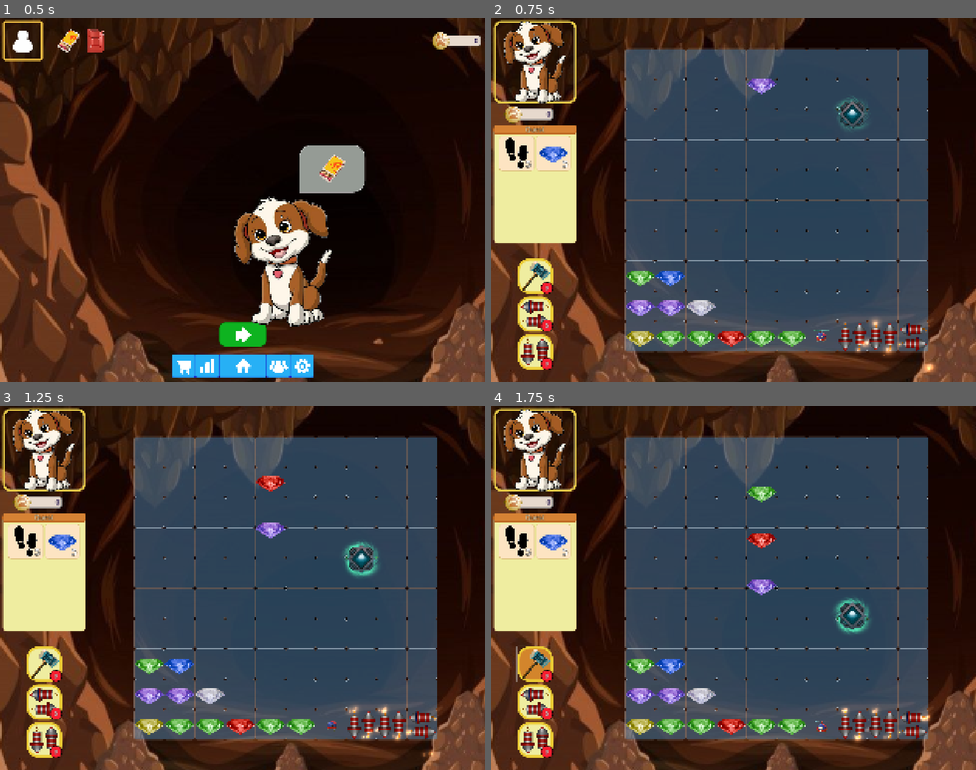
Above: before the commit, frames 1-4 (two rows, left to right).
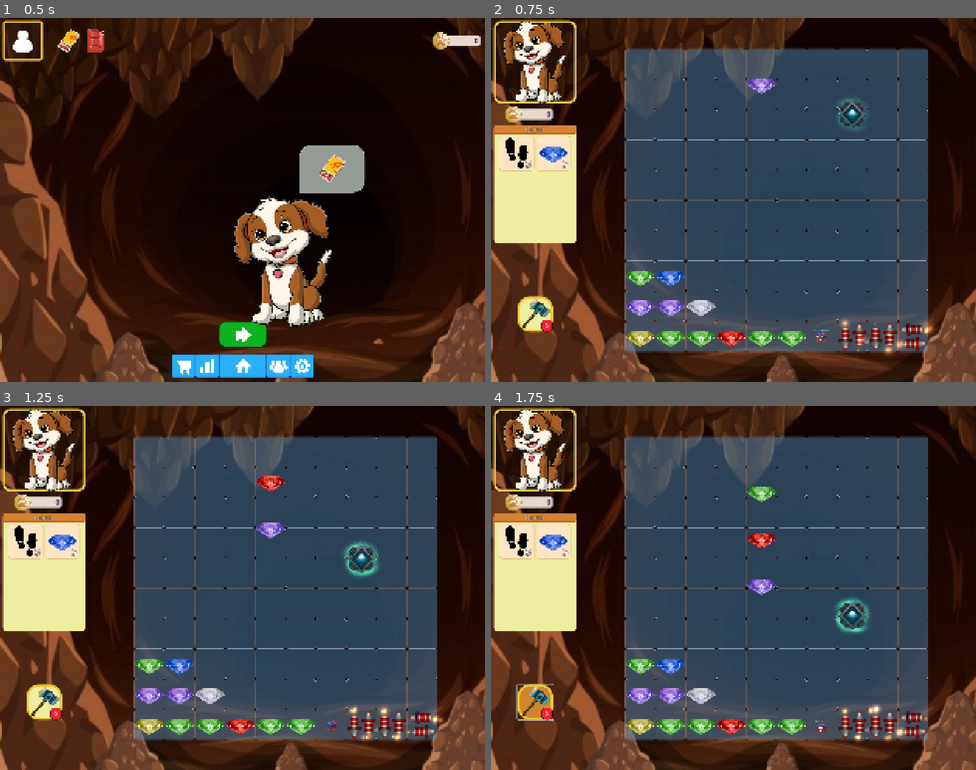
Above: after the commit, the same moments.

Repository: Medex81/LadyJu
Game: Godot game, scene res://game/scenes/main.tscn
The game is run twice, just before and just after one commit, with the same random seed, the same clock (stepped at 60 frames per second) and the same inputs.
Inputs (mouse positions are in pixels of both pictures, inside the frame that each line leads up to; where the layout moved, square brackets give the same spot in the first picture):
- Up to frame 1 (0.5 s): no input
- Up to frame 2 (0.75 s): click (733, 334) at 0.5 s
- Up to frame 3 (1.25 s): no input
- Up to frame 4 (1.75 s): click (534, 700) [534, 664] at 1.25 s

Frame 1 is identical in both runs. In frame 2, 2.0% of the frame differs, in the area x 5-92%, y 21-98%; in frame 3, 1.9%; in frame 4, 2.2%, in the area x 5-91%, y 52-97%.
Error before the commit: Invalid access to property or key 'send_boost_hummer_change' on a base object of type 'Resource (PlayerState)'. (res://game/scenes/ui/buttons/boost_hummer.gd:6)

Commit message:
UID поменялись.

Diff:
--- a/game/scenes/locations/cave/queue_quests/lamp_and_light/matches/level.tscn
+++ b/game/scenes/locations/cave/queue_quests/lamp_and_light/matches/level.tscn
@@ -1,10 +1,14 @@
-[gd_scene load_steps=6 format=3 uid="uid://7qgsn20awh2p"]
+[gd_scene load_steps=8 format=3 uid="uid://7qgsn20awh2p"]
 
 [ext_resource type="PackedScene" uid="uid://km31k43ulsdt" path="res://game/scenes/ui/level.tscn" id="1_mijpn"]
 [ext_resource type="Texture2D" uid="uid://buej8r7uubwoh" path="res://game/scenes/locations/cave/cave.png" id="2_2nes3"]
 [ext_resource type="Resource" uid="uid://btjfphbjdeq5m" path="res://game/scenes/locations/cave/queue_quests/lamp_and_light/matches/quest_info.tres" id="2_anft4"]
 [ext_resource type="PackedScene" uid="uid://casg8jw8jtwkf" path="res://game/scenes/locations/cave/queue_quests/lamp_and_light/matches/quests_panel.tscn" id="3_hkwu5"]
 [ext_resource type="PackedScene" uid="uid://jklnu344kvjx" path="res://game/scenes/locations/cave/queue_quests/lamp_and_light/matches/m_3.tscn" id="4_tiwxl"]
+[ext_resource type="PackedScene" uid="uid://bccu41oyfpa5" path="res://game/scenes/ui/hud/boosts/boost_intersector.tscn" id="6_hbxgj"]
+
+[sub_resource type="ButtonGroup" id="ButtonGroup_dctyl"]
+allow_unpress = true
 
 [node name="level" instance=ExtResource("1_mijpn")]
 mouse_filter = 1
@@ -20,7 +24,18 @@
 size_flags_vertical = 0
 _base_m3_layer = NodePath("../../../../../..")
 
+[node name="hummer" parent="main_margin/main_container/left/boosts" index="0" node_paths=PackedStringArray("boost_interseptor")]
+button_group = SubResource("ButtonGroup_dctyl")
+boost_interseptor = NodePath("../../../m3/boost_intersector")
+
+[node name="hummer" parent="main_margin/main_container/left/boosts/hummer" index="1"]
+visible = false
+
 [node name="m3" parent="main_margin/main_container" index="1" node_paths=PackedStringArray("_base_m3_level") instance=ExtResource("4_tiwxl")]
 layout_mode = 2
 size_flags_horizontal = 6
 _base_m3_level = NodePath("../../..")
+
+[node name="boost_intersector" parent="main_margin/main_container/m3" index="3" node_paths=PackedStringArray("boosts_button") instance=ExtResource("6_hbxgj")]
+layout_mode = 1
+boosts_button = [NodePath("../../left/boosts/hummer")]
--- a/game/scenes/locations/cave/queue_quests/lamp_and_light/matches/m_3.tscn
+++ b/game/scenes/locations/cave/queue_quests/lamp_and_light/matches/m_3.tscn
@@ -15,9 +15,6 @@
 
 [node name="m3" instance=ExtResource("1_ea8fm")]
 mouse_filter = 1
-
-[node name="m3_grid" parent="." index="2"]
-layout_mode = 0
 
 [node name="spawner" parent="m3_grid/cell5" index="0" instance=ExtResource("2_nf78v")]
 
--- a/game/scenes/locations/cave/queue_quests/lamp_and_light/matches/quest_info.tres
+++ b/game/scenes/locations/cave/queue_quests/lamp_and_light/matches/quest_info.tres
@@ -1,11 +1,8 @@
-[gd_resource type="Resource" script_class="QuestInfo" load_steps=3 format=3 uid="uid://btjfphbjdeq5m"]
+[gd_resource type="Resource" script_class="QuestInfo" load_steps=2 format=3 uid="uid://btjfphbjdeq5m"]
 
-[ext_resource type="Script" path="res://game/config/quest_info.gd" id="1_sec7n"]
-[ext_resource type="Texture2D" uid="uid://c5mm5h70k48lr" path="res://game/assets/third_party/matches.png" id="1_y8jso"]
+[ext_resource type="Script" uid="uid://dnudigt8hk7rx" path="res://game/config/quest_info.gd" id="1_sec7n"]
 
 [resource]
 script = ExtResource("1_sec7n")
 quest_name = "matches"
-reward = "matches"
-icon_tex = ExtResource("1_y8jso")
 level_path = "res://game/scenes/locations/cave/queue_quests/lamp_and_light/matches/level.tscn"
--- a/game/scenes/m3/m3.tscn
+++ b/game/scenes/m3/m3.tscn
@@ -1413,6 +1413,7 @@
 shape = SubResource("SegmentShape2D_y6784")
 
 [node name="m3_grid" type="GridContainer" parent="."]
+layout_mode = 0
 offset_right = 40.0
 offset_bottom = 40.0
 theme_override_constants/h_separation = 0
@@ -1817,3 +1818,5 @@
 [node name="cell100" parent="m3_grid" instance=ExtResource("8_w6gfp")]
 layout_mode = 2
 theme_override_styles/panel = SubResource("StyleBoxFlat_mp8la")
+
+[connection signal="gui_input" from="." to="." method="_on_gui_input"]
--- a/game/scenes/ui/level.tscn
+++ b/game/scenes/ui/level.tscn
@@ -1,12 +1,12 @@
-[gd_scene load_steps=9 format=3 uid="uid://km31k43ulsdt"]
+[gd_scene load_steps=10 format=3 uid="uid://km31k43ulsdt"]
 
-[ext_resource type="Script" path="res://game/scenes/ui/level.gd" id="1_c003j"]
+[ext_resource type="Script" uid="uid://dwqs6dhqvg811" path="res://game/scenes/ui/level.gd" id="1_c003j"]
 [ext_resource type="PackedScene" uid="uid://dkgrhv0r5hgn" path="res://game/scenes/ui/windows/quest_window.tscn" id="2_pjsrg"]
 [ext_resource type="PackedScene" uid="uid://d1gx0u0dn6jlw" path="res://game/scenes/ui/hud/bar_score.tscn" id="3_2fmyu"]
 [ext_resource type="Texture2D" uid="uid://sqxqrv4nwj4h" path="res://game/assets/third_party/puppy.png" id="3_3ie58"]
-[ext_resource type="PackedScene" uid="uid://dwqu2idis3vys" path="res://game/scenes/ui/buttons/boost_hummer.tscn" id="5_jywpp"]
-[ext_resource type="PackedScene" uid="uid://dvy8ek6oqf0rt" path="res://game/scenes/ui/buttons/boost_h_rocket.tscn" id="6_7qgj1"]
-[ext_resource type="PackedScene" uid="uid://d24ua2fwn0uhc" path="res://game/scenes/ui/buttons/boost_v_rocket.tscn" id="7_035cq"]
+[ext_resource type="PackedScene" uid="uid://dtou8ba7nbsyf" path="res://game/scenes/ui/hud/boosts/boost_button.tscn" id="5_jmh58"]
+[ext_resource type="Texture2D" uid="uid://0pyv0y1e8hxs" path="res://game/assets/anny_pack/hummer.png" id="6_vqp1y"]
+[ext_resource type="PackedScene" uid="uid://b7c3cvffh4h1i" path="res://game/scenes/ui/hud/boosts/hummer.tscn" id="7_vqp1y"]
 
 [sub_resource type="StyleBoxFlat" id="StyleBoxFlat_vmv5m"]
 bg_color = Color(0.6, 0.6, 0.6, 0)
@@ -19,6 +19,9 @@
 corner_radius_top_right = 30
 corner_radius_bottom_right = 30
 corner_radius_bottom_left = 30
+
+[sub_resource type="ButtonGroup" id="ButtonGroup_vqp1y"]
+allow_unpress = true
 
 [node name="level" type="Control" groups=["game_field"]]
 layout_mode = 3
@@ -112,11 +115,11 @@
 theme_override_constants/separation = 10
 alignment = 1
 
-[node name="hummer" parent="main_margin/main_container/left/boosts" instance=ExtResource("5_jywpp")]
+[node name="hummer" parent="main_margin/main_container/left/boosts" node_paths=PackedStringArray("item") instance=ExtResource("5_jmh58")]
 layout_mode = 2
+button_group = SubResource("ButtonGroup_vqp1y")
+icon = ExtResource("6_vqp1y")
+save_value_type = 2
+item = NodePath("hummer")
 
-[node name="h_rocket" parent="main_margin/main_container/left/boosts" instance=ExtResource("6_7qgj1")]
-layout_mode = 2
-
-[node name="v_rocket" parent="main_margin/main_container/left/boosts" instance=ExtResource("7_035cq")]
-layout_mode = 2
+[node name="hummer" parent="main_margin/main_container/left/boosts/hummer" instance=ExtResource("7_vqp1y")]
--- a/game/scenes/ui/windows/level.tscn
+++ b/game/scenes/ui/windows/level.tscn
@@ -1,6 +1,5 @@
 [gd_scene load_steps=6 format=3 uid="uid://bq4huc4silfei"]
 
-[ext_resource type="PackedScene" uid="uid://bnpaxcpo7awhf" path="res://game/scenes/ui/stars.tscn" id="1_34dpo"]
 [ext_resource type="Texture2D" uid="uid://0x1ybhdiot46" path="res://game/assets/anny_pack/chains.png" id="1_kk27l"]
 [ext_resource type="Script" uid="uid://vumxr4b60a6v" path="res://game/scenes/ui/windows/level.gd" id="1_oturq"]
 
@@ -21,6 +20,9 @@
 font_color = Color(0.568627, 0.435294, 0.137255, 1)
 outline_size = 2
 outline_color = Color(0, 0, 0, 1)
+
+[sub_resource type="Resource" id="Resource_kk27l"]
+metadata/__load_path__ = "res://game/scenes/ui/stars.tscn"
 
 [node name="level" type="Panel"]
 custom_minimum_size = Vector2(80, 80)
@@ -66,7 +68,7 @@
 expand_mode = 1
 metadata/_edit_use_anchors_ = true
 
-[node name="stars" parent="MarginContainer/VBoxContainer" instance=ExtResource("1_34dpo")]
+[node name="stars" parent="MarginContainer/VBoxContainer"]
 layout_mode = 2
 
 [connection signal="gui_input" from="." to="." method="_on_gui_input"]
--- a/game/scenes/ui/windows/result_window.tscn
+++ b/game/scenes/ui/windows/result_window.tscn
@@ -2,11 +2,13 @@
 
 [ext_resource type="PackedScene" uid="uid://ciphw1666vdqt" path="res://game/scenes/ui/windows/window.tscn" id="1_x57qb"]
 [ext_resource type="LabelSettings" uid="uid://3jgengig3lcc" path="res://game/scenes/ui/windows/result_window_black.tres" id="2_hhd7d"]
-[ext_resource type="PackedScene" uid="uid://bnpaxcpo7awhf" path="res://game/scenes/ui/stars.tscn" id="3_m4isf"]
 
 [sub_resource type="LabelSettings" id="LabelSettings_ojwke"]
 font_size = 30
 font_color = Color(0, 0, 0, 1)
+
+[sub_resource type="Resource" id="Resource_076cn"]
+metadata/__load_path__ = "res://game/scenes/ui/stars.tscn"
 
 [node name="window" instance=ExtResource("1_x57qb")]
 anchor_bottom = 0.18775
@@ -56,6 +58,6 @@
 layout_mode = 2
 alignment = 1
 
-[node name="stars" parent="margin/vcontainer/hbox_stars" index="0" instance=ExtResource("3_m4isf")]
+[node name="stars" parent="margin/vcontainer/hbox_stars" index="0"]
 custom_minimum_size = Vector2(250, 70)
 layout_mode = 2
Not shown: 1 places in game/scenes/locations/cave/queue_quests/lamp_and_light/kerosine/quest_info.tres that only renumber resources
Not shown: 1 places in game/scenes/m3/components/info.tscn that only renumber resources
Not shown: 1 places in game/scenes/m3/components/matcher.tscn that only renumber resources
Not shown: 1 places in game/scenes/m3/components/pmover.tscn that only renumber resources
Not shown: 1 places in game/scenes/m3/components/projectile.tscn that only renumber resources
Not shown: 1 places in game/scenes/m3/components/view.tscn that only renumber resources
Not shown: 1 places in game/scenes/m3/m3.tscn that only renumber resources
Not shown: 1 places in game/scenes/main.tscn that only renumber resources
Not shown: 1 places in game/scenes/ui/buttons/call_window.tscn that only renumber resources
Not shown: 1 places in game/scenes/ui/buttons/next_quest.tscn that only renumber resources
Not shown: 1 places in game/scenes/ui/hud/bar.tscn that only renumber resources
Not shown: 1 places in game/scenes/ui/location.tscn that only renumber resources
(and 4 more such lines)
